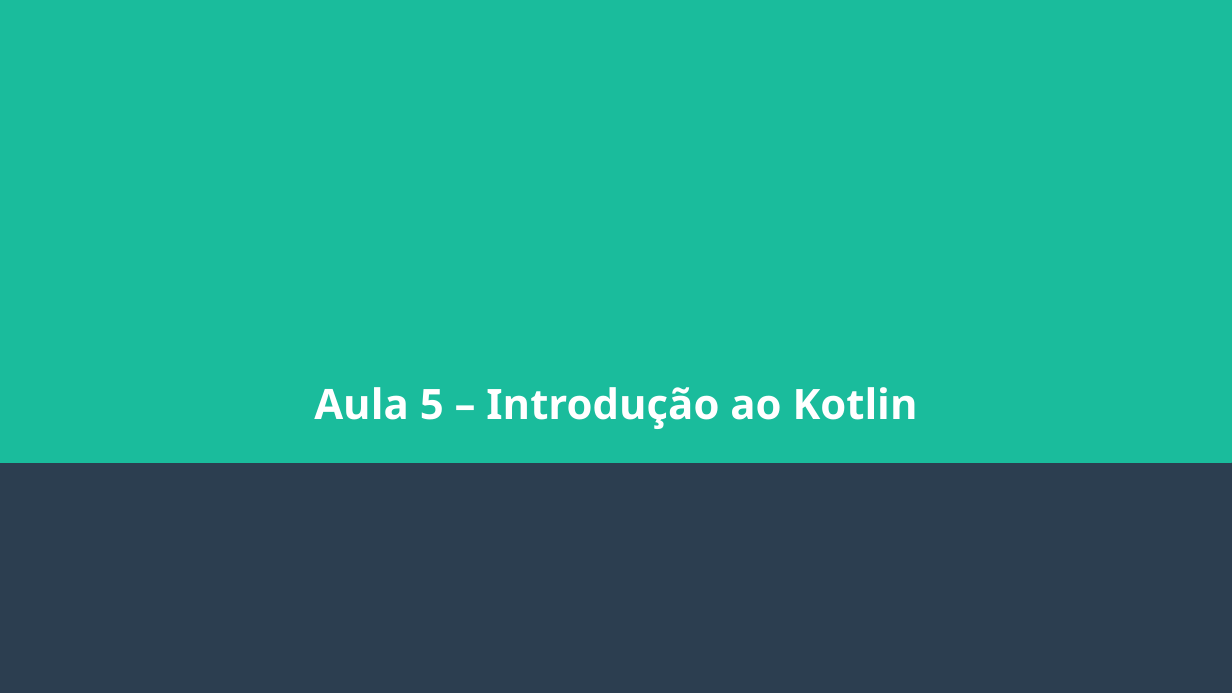
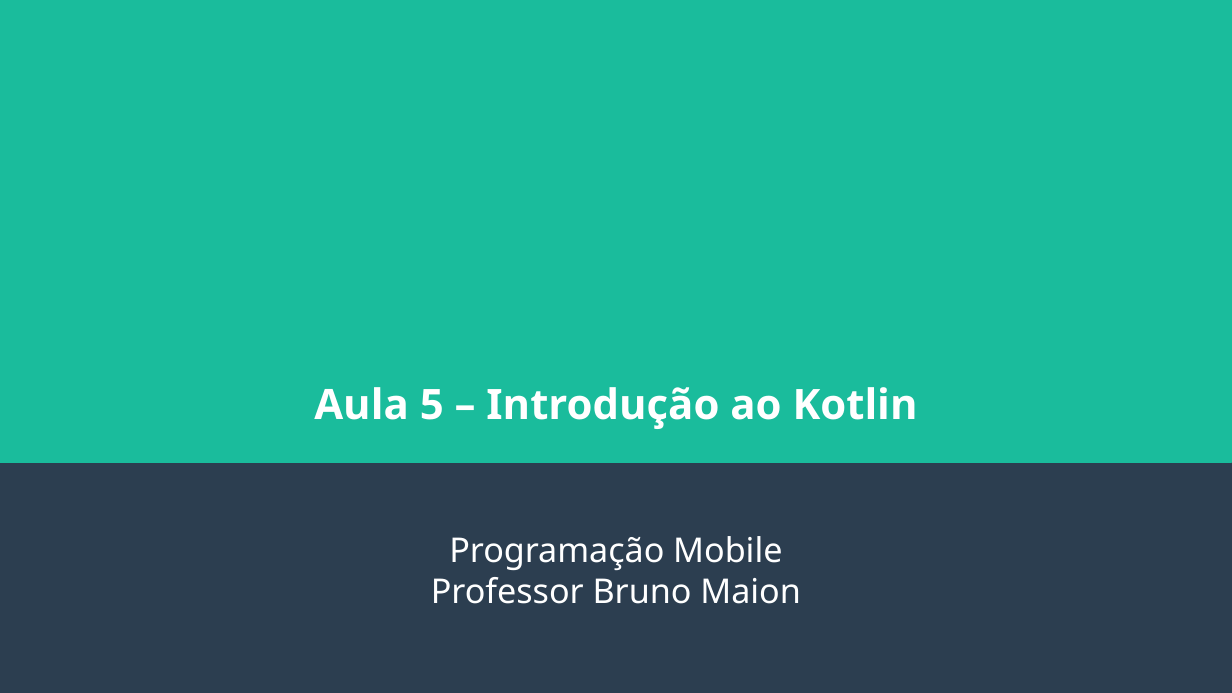
Before and after one commit to brunomaion/aulas, a slide deck: slide 1 of Mobile/Aula5-Kotlin/Aula5-Kotlin.odp. Drawn at 1232x693 pixels with LibreOffice and Linux fonts; fonts in the diff are those of the drawing. Boxes give left, top, right and bottom in pixels: in the first picture for what was removed or moved away, otherwise in the second. Text is boxed around its words. In the diff, an @@ line names an element or a change of style, - is before the commit and + after.

```diff
--- a/Mobile/Aula5-Kotlin/Aula5-Kotlin.odp
+++ b/Mobile/Aula5-Kotlin/Aula5-Kotlin.odp
@@ subtitle added at [431,536,801,604], 22 pt, text #FFFFFF @@
+Programação Mobile
+Professor Bruno Maion
```
Also in this commit, not shown: 5 slides added, 6 slides removed, 1 other file.
